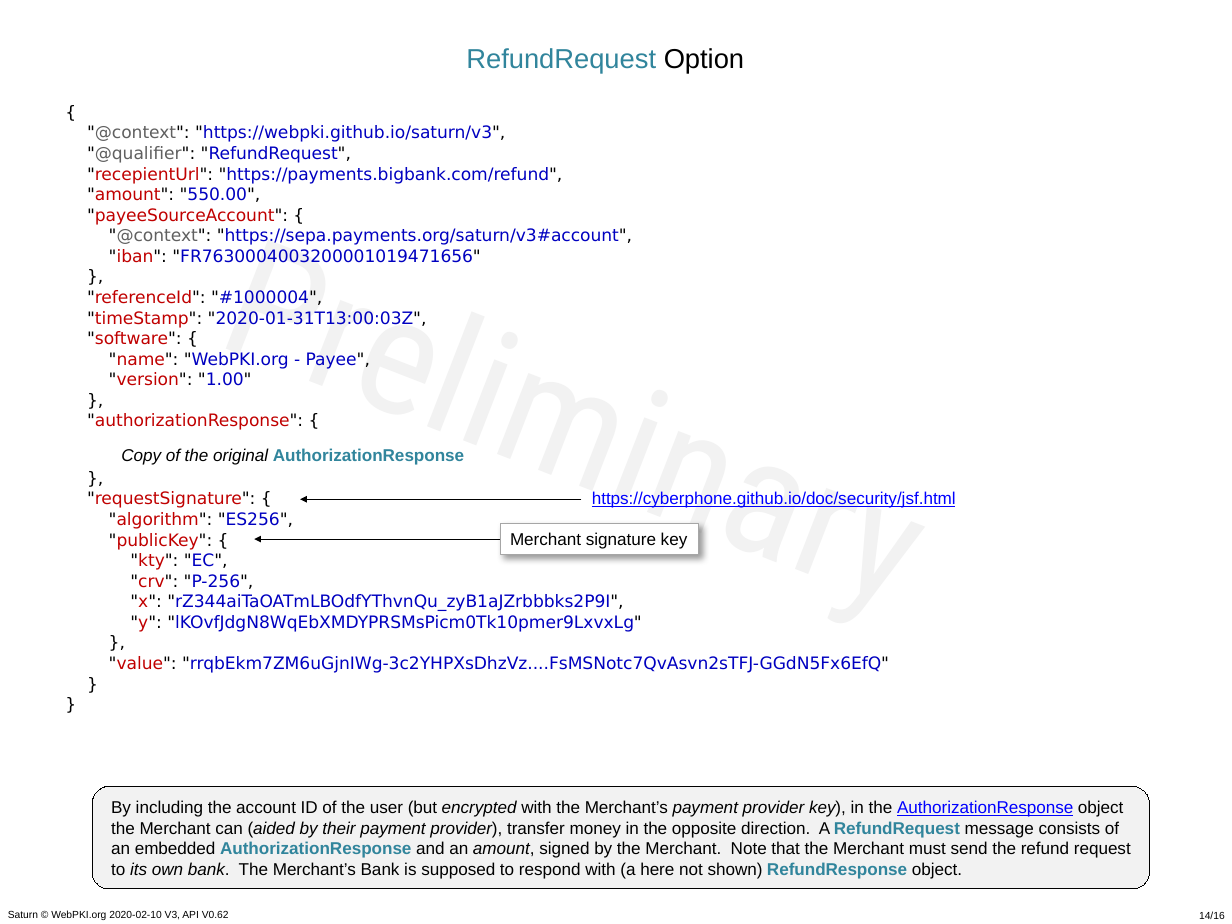
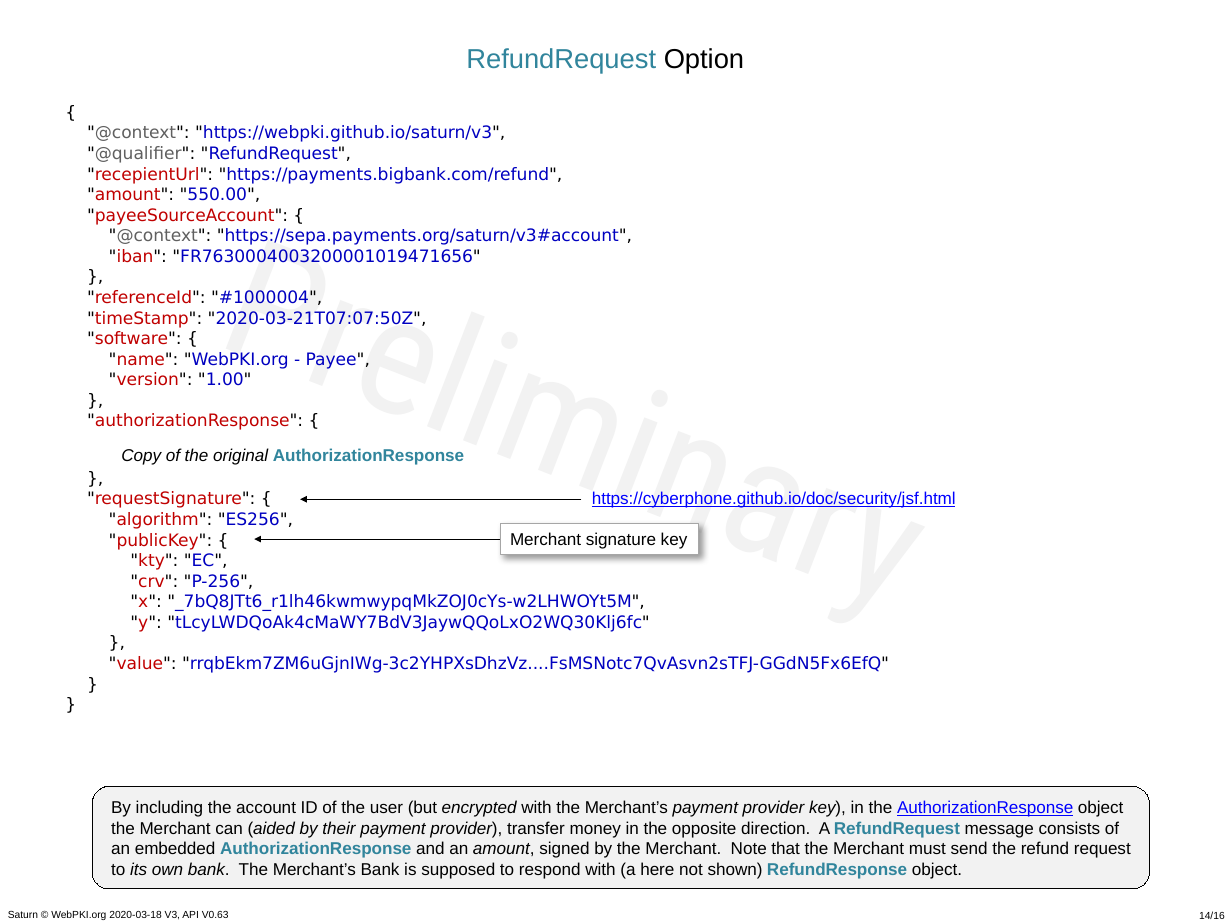
Before and after one commit to cyberphone/doc, a slide deck: slide 14 of saturn/saturn-v3-presentation.pptx. Drawn at 1232x924 pixels with LibreOffice and Linux fonts; fonts in the diff are those of the drawing; background and template pictures are left out. Boxes give left, top, right and bottom in pixels: in the first picture for what was removed or moved away, otherwise in the second. Text is boxed around its words. In the diff, an @@ line names an element or a change of style, - is before the commit and + after.

```diff
--- a/saturn/saturn-v3-presentation.pptx
+++ b/saturn/saturn-v3-presentation.pptx
@@ text at <box>87,125,889,673</box>: text changed @@
-{
-"@context": "https://webpki.github.io/saturn/v3",
-"@qualifier": "RefundRequest",
-"recepientUrl": "https://payments.bigbank.com/refund",
-"amount": "550.00",
-"payeeSourceAccount": {
-"@context": "https://sepa.payments.org/saturn/v3#account",
-"iban": "FR7630004003200001019471656"
-},
-"referenceId": "#1000004",
-"timeStamp": "2020-01-31T13:00:03Z",
-"software": {
-"name": "WebPKI.org - Payee",
-"version": "1.00"
-},
-"authorizationResponse": {
-Copy of the original AuthorizationResponse
-},
-"requestSignature": {
-"algorithm": "ES256",
-"publicKey": {
-"kty": "EC",
-"crv": "P-256",
-"x": "rZ344aiTaOATmLBOdfYThvnQu_zyB1aJZrbbbks2P9I",
-"y": "lKOvfJdgN8WqEbXMDYPRSMsPicm0Tk10pmer9LxvxLg"
-},
-"value": "rrqbEkm7ZM6uGjnIWg-3c2YHPXsDhzVz....FsMSNotc7QvAsvn2sTFJ-GGdN5Fx6EfQ"
-}
-}
+{
+"@context": "https://webpki.github.io/saturn/v3",
+"@qualifier": "RefundRequest",
+"recepientUrl": "https://payments.bigbank.com/refund",
+"amount": "550.00",
+"payeeSourceAccount": {
+"@context": "https://sepa.payments.org/saturn/v3#account",
+"iban": "FR7630004003200001019471656"
+},
+"referenceId": "#1000004",
+"timeStamp": "2020-03-21T07:07:50Z",
+"software": {
+"name": "WebPKI.org - Payee",
+"version": "1.00"
+},
+"authorizationResponse": {
+Copy of the original AuthorizationResponse
+},
+"requestSignature": {
+"algorithm": "ES256",
+"publicKey": {
+"kty": "EC",
+"crv": "P-256",
+"x": "_7bQ8JTt6_r1lh46kwmwypqMkZOJ0cYs-w2LHWOYt5M",
+"y": "tLcyLWDQoAk4cMaWY7BdV3JaywQQoLxO2WQ30Klj6fc"
+},
+"value": "rrqbEkm7ZM6uGjnIWg-3c2YHPXsDhzVz....FsMSNotc7QvAsvn2sTFJ-GGdN5Fx6EfQ"
+}
+}
@@ text at <box>8,910,229,920</box>: text changed @@
-Saturn © WebPKI.org 2020-02-10 V3, API V0.62
+Saturn © WebPKI.org 2020-03-18 V3, API V0.63
```
Also in this commit, not shown: 15 other slides changed, 7 other files.
